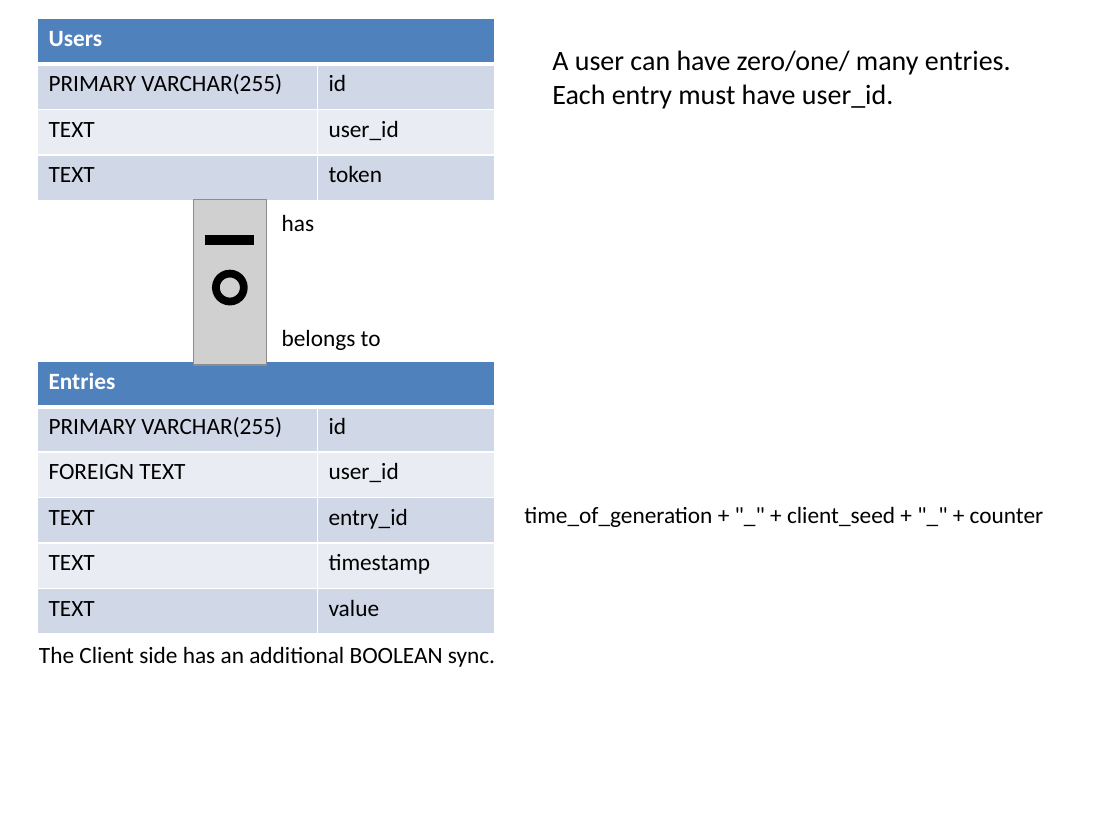
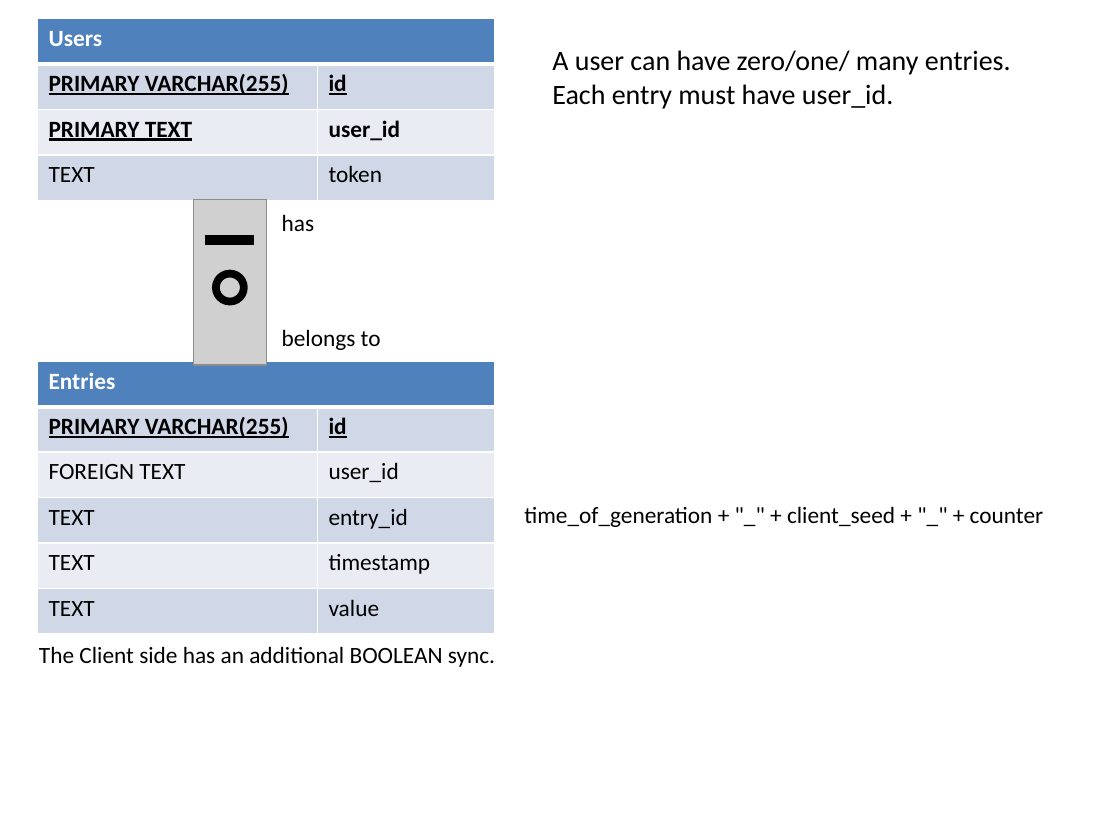
Before and after one commit to boyangwang/Taak-web, a slide deck: slide 2 of doc/archive/cs3216 asgn3 database schema.pptx (slide 1 before the commit). Drawn at 1120x840 pixels with LibreOffice and Linux fonts; fonts in the diff are those of the drawing; grey boxes stand for pictures. Boxes give left, top, right and bottom in pixels: in the first picture for what was removed or moved away, otherwise in the second. Text is boxed around its words. In the diff, an @@ line names an element or a change of style, - is before the commit and + after.

```diff
--- a/doc/archive/cs3216 asgn3 database schema.pptx
+++ b/doc/archive/cs3216 asgn3 database schema.pptx
@@ table at bbox=[37, 19, 494, 200] @@
-row 3, column 1: TEXT
+row 3, column 1: PRIMARY TEXT
@@ bold on in "PRIMARY VARCHAR(255)", "id", "user_id" @@
@@ underline on in "PRIMARY VARCHAR(255)", "id" @@
@@ table at bbox=[37, 361, 494, 633] @@
@@ bold on, underline on in "PRIMARY VARCHAR(255)", "id" @@
```
Also in this commit, not shown: 1 slide added, 2 other files.
